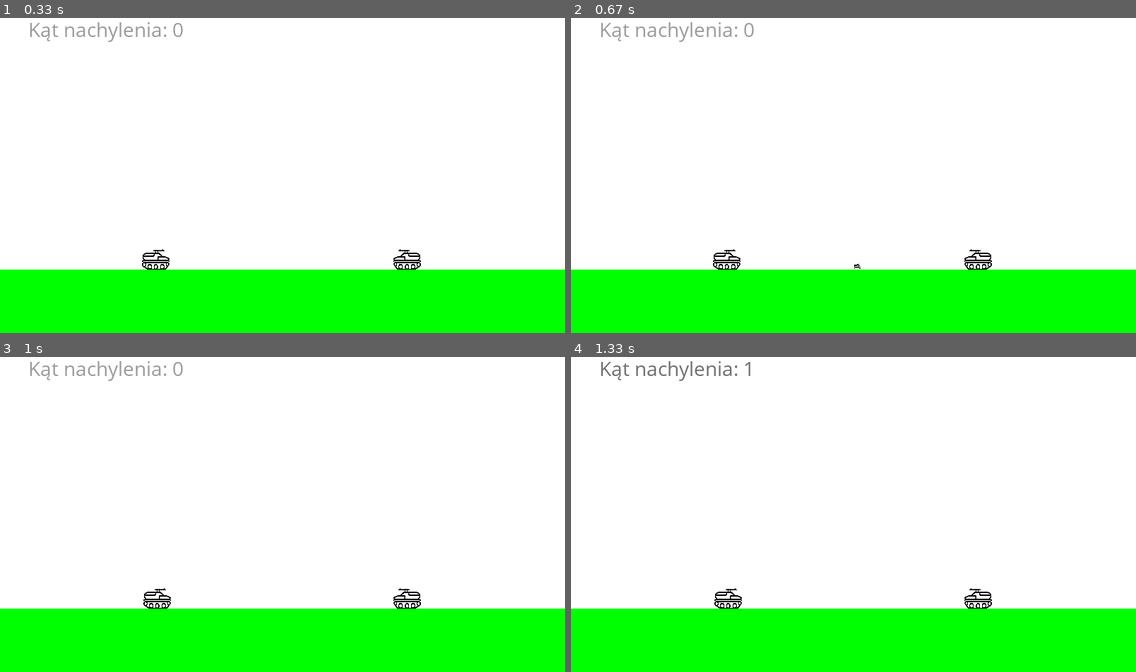
Above: before the commit, frames 1-4 (two rows, left to right).
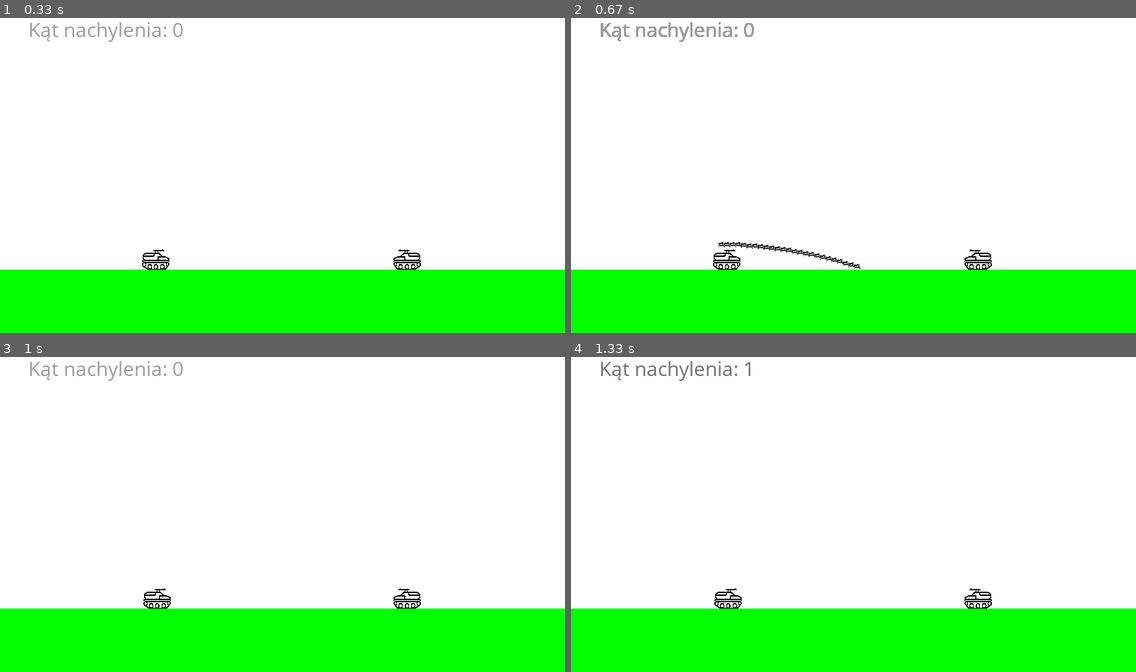
Above: after the commit, the same moments.

Repository: pkiczko/pythoon_sroda
Game: pygame game, started from tanks/image_pygame.py
Same seed, same stepped clock (60 frames per second), same inputs: the game is played once before the commit and once after it.
Inputs:
- Up to frame 1 (0.33 s): no input
- Up to frame 2 (0.67 s): tap Space at 0.33 s
- Up to frame 3 (1 s): hold Right from 0.67 s (still down)
- Up to frame 4 (1.33 s): release Right at 1.13 s; hold Up from 1.17 s (still down)

Frame 1 is identical in both runs. In frame 2, 0.4% of the frame differs, in the area x 5-51%, y 1-80%; in frame 3, nothing differs; in frame 4, nothing differs.

Commit message:
dodane sprite-y

Diff:
--- /dev/null
+++ b/spirtes/spirites.py
@@ -0,0 +1,103 @@
+
+# Pygame sprite Example
+import pygame
+import random
+import time
+
+WIDTH = 800
+HEIGHT = 600
+FPS = 30
+
+# define colors
+WHITE = (255, 255, 255)
+BLACK = (0, 0, 0)
+RED = (255, 0, 0)
+GREEN = (0, 255, 0)
+BLUE = (0, 0, 255)
+
+class Player(pygame.sprite.Sprite):
+    # sprite for the Player
+    def __init__(self):
+        # this line is required to properly create the sprite
+        pygame.sprite.Sprite.__init__(self)
+        # create a plain rectangle for the sprite image
+        self.image = pygame.Surface((40, 30))
+        self.image.fill(GREEN)
+        # find the rectangle that encloses the image
+        self.rect = self.image.get_rect()
+        # center the sprite on the screen
+        self.rect.center = (WIDTH / 2, HEIGHT / 2)
+
+    def update(self):
+        # any code here will happen every time the game loop updates
+        #self.rect.x -= 4
+        #self.rect.y += 3
+        if self.rect.left > WIDTH:
+            self.rect.right = 0
+        if self.rect.bottom < 0:
+            self.rect.top = HEIGHT
+        if self.rect.right < 0:
+            self.rect.left = WIDTH
+        if self.rect.top > HEIGHT:
+            self.rect.bottom = 0
+        if self.rect.colliderect(enemy.rect):
+            self.image.fill(RED)
+        else:
+            self.image.fill(GREEN)
+
+
+# initialize pygame and create window
+pygame.init()
+pygame.mixer.init()
+screen = pygame.display.set_mode((WIDTH, HEIGHT))
+pygame.display.set_caption("Sprite Example")
+clock = pygame.time.Clock()
+
+all_sprites = pygame.sprite.Group()
+player = Player()
+enemy = Player()
+enemy.rect.x = 100
+enemy.rect.y = 100
+all_sprites.add(player)
+all_sprites.add(enemy)
+# Game loop
+running = True
+speed = 2
+while running: #petla gry
+    # keep loop running at the right speed
+    clock.tick(FPS)
+    # Process input (events)
+
+    for event in pygame.event.get():
+        # check for closing window
+        if event.type == pygame.QUIT:
+            running = False
+    keys_pressed = pygame.key.get_pressed()
+    if keys_pressed[pygame.K_RIGHT]:
+        player.rect.x+=5
+        #if player.rect.right == enemy.rect.left:
+            #enemy.image.fill(BLUE)
+    if keys_pressed[pygame.K_LEFT]:
+        player.rect.x-=5
+        #if player.rect.left == enemy.rect.right:
+            #enemy.image.fill(WHITE)
+    if keys_pressed[pygame.K_UP]:
+        player.rect.y-=5
+        if (player.rect.top == enemy.rect.bottom and player.rect.x < enemy.rect.x + 40 and player.rect.x > enemy.rect.x - 40):
+            enemy.image.fill(RED)
+    if keys_pressed[pygame.K_DOWN]:
+        player.rect.y+=5
+        #if player.rect.bottom == enemy.rect.top:
+        enemy.image.fill(GREEN)
+    if keys_pressed[pygame.K_ESCAPE]:
+        running = False
+    # Update
+    all_sprites.update()
+
+    # Draw / render
+    screen.fill(BLACK)
+    all_sprites.draw(screen)
+    # *after* drawing everything, flip the display
+    pygame.display.flip()
+
+pygame.quit()
--- a/tanks/image_pygame.py
+++ b/tanks/image_pygame.py
@@ -75,11 +75,11 @@
     clock.tick(60)
     pygame.display.update()
 def narysujOknoGry2(x, y):
-    display_surface.fill(white)
-    pygame.draw.rect(display_surface,green,[00,410,800,100]) #rysowanie tła
-    display_surface.blit(tank, (tank_pos_x, tank_pos_y))
+    #display_surface.fill(white)
+    #pygame.draw.rect(display_surface,green,[00,410,800,100]) #rysowanie tła
+    #display_surface.blit(tank, (tank_pos_x, tank_pos_y))
     display_surface.blit(textsurface, (40, 50))
-    display_surface.blit(enemy_tank, (etank_pos_x, etank_pos_y))
+    #display_surface.blit(enemy_tank, (etank_pos_x, etank_pos_y))
     display_surface.blit(pocisk, (x, y))
     pygame.display.update()
 #stałe dt. pocisku
